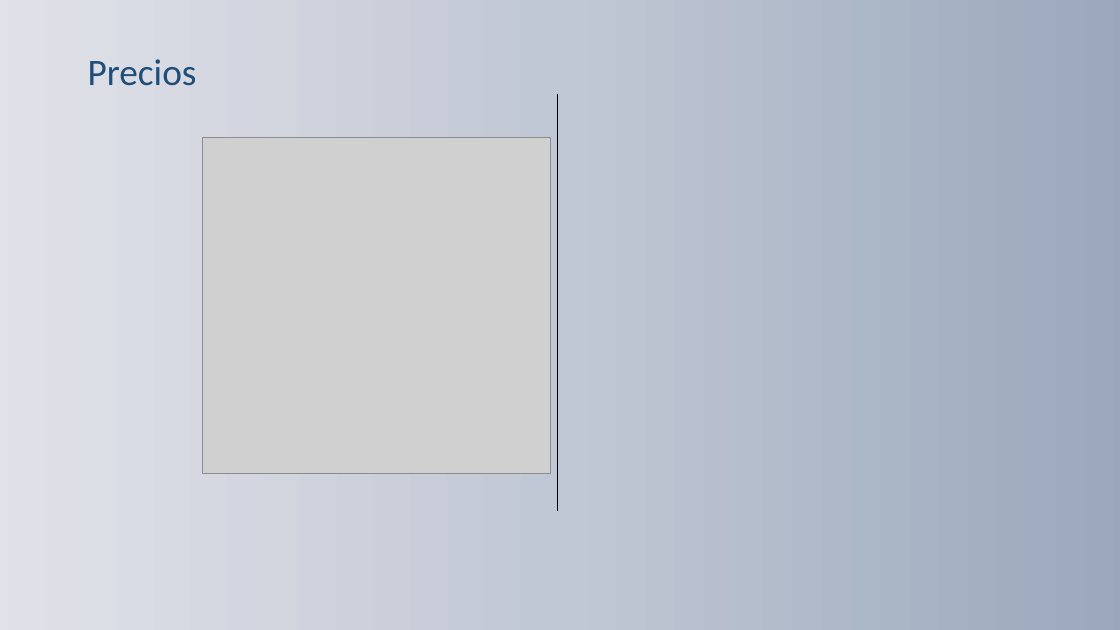
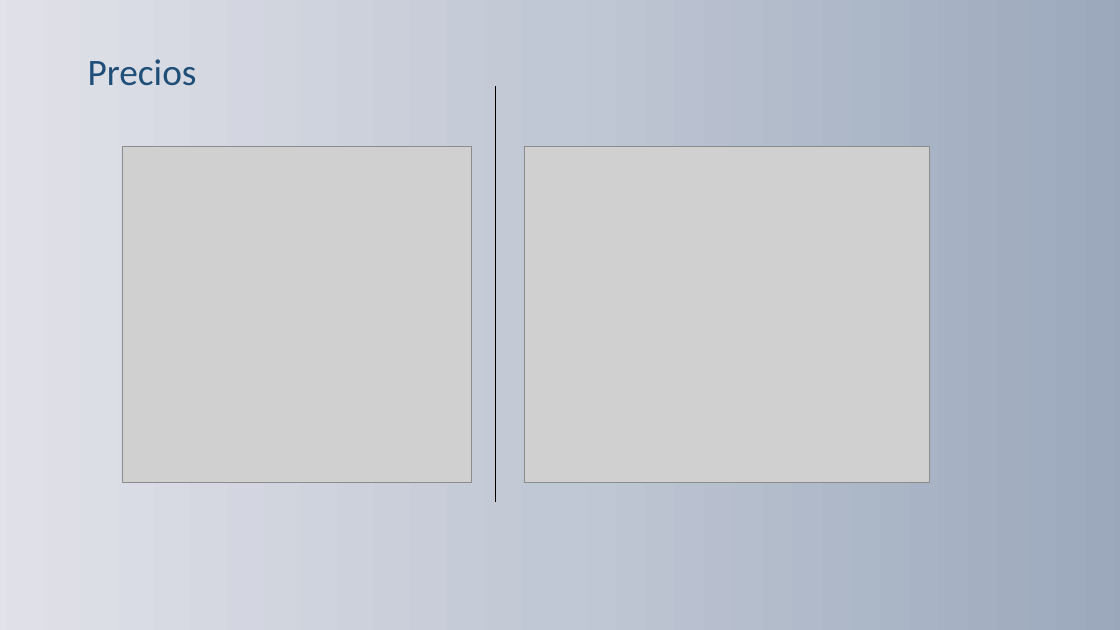
Before and after one commit to Caanosa/DanielSalgadoAN, a slide deck: slide 7 of Sistemas de gestión empresarial/PresentaciónERP.pptx (slide 5 before the commit). Drawn at 1120x630 pixels with LibreOffice and Linux fonts; fonts in the diff are those of the drawing; grey boxes stand for pictures; background and template pictures are left out. Boxes give left, top, right and bottom in pixels: in the first picture for what was removed or moved away, otherwise in the second. Text is boxed around its words. In the diff, an @@ line names an element or a change of style, - is before the commit and + after.

```diff
--- a/Sistemas de gestión empresarial/PresentaciónERP.pptx
+++ b/Sistemas de gestión empresarial/PresentaciónERP.pptx
@@ line moved from (558, 94) - (558, 511) to (495, 86) - (495, 502) @@
@@ picture: place and size @@
-picture at <box>202,138,551,474</box>
+picture at <box>123,146,471,482</box>
@@ picture added at <box>525,146,930,482</box> @@
```
Also in this commit, not shown: 1 other slide changed, 3 slides added, 5 other files.
